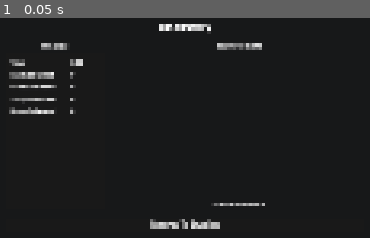
Above: before the commit, frame 1.
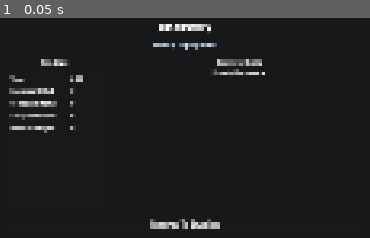
Above: after the commit, the same moment.

Repository: Syntinulls/Magnetide
Game: Godot game, scene res://_project/app/screens/salvage_results_popup.tscn
Same seed, same stepped clock (60 frames per second), same inputs: the game is played once before the commit and once after it. This scene is started directly instead of the project's main scene.
Inputs:
- Up to frame 1 (0.05 s): no input

The runs differ from the first frame. In frame 1, 4.6% of the frame differs, in the area x 2-72%, y 11-86%.

Commit message:
feat: Add death summary screen and enhance salvage results display

Diff:
--- a/_project/app/app_root.gd
+++ b/_project/app/app_root.gd
@@ -3,6 +3,7 @@
 
 const RunControllerScript := preload("res://_project/run/run_controller.gd")
 const AppSaveDataScript := preload("res://_project/app/app_save_data.gd")
+const RunSummaryPopupScene := preload("res://_project/app/screens/salvage_results_popup.tscn")
 
 @export var default_level: LevelDefinition
 @export var default_run_loadout: RunLoadout
@@ -118,6 +119,20 @@
 		screen.main_menu_requested.connect(_on_salvage_screen_main_menu_requested)
 
 
+func _show_death_summary_screen(result: RunResult) -> void:
+	_clear_screen()
+
+	var popup := RunSummaryPopupScene.instantiate() as SalvageResultsPopup
+	if popup == null:
+		_show_station_screen()
+		return
+
+	_active_screen = popup
+	_screen_root.add_child(_active_screen)
+	popup.setup(result, [], _build_run_stats(result, 0))
+	popup.station_requested.connect(_on_death_summary_station_requested)
+
+
 func _show_screen(scene: PackedScene) -> Control:
 	if scene == null:
 		return null
@@ -196,10 +211,22 @@
 
 
 func _on_run_finished(result: RunResult) -> void:
+	if result == null:
+		_show_station_screen()
+		return
+
+	if result.end_reason != RunResult.EndReason.VOLUNTARY_DEPARTURE:
+		_show_death_summary_screen(result)
+		return
+
 	if _save_data and result and result.scrap_metal_collected > 0:
 		_save_data.add_scrap_metal(result.scrap_metal_collected)
 	_clear_run()
 	_show_salvage_process_screen(result)
+
+
+func _on_death_summary_station_requested() -> void:
+	_show_station_screen()
 
 
 func _collect_salvage_screen_storage() -> void:
@@ -216,6 +243,16 @@
 	return default_run_loadout
 
 
+func _build_run_stats(result: RunResult, items_salvaged: int = 0) -> Dictionary:
+	return {
+		"time_elapsed": result.elapsed_seconds if result != null else 0.0,
+		"enemies_killed": result.enemies_killed if result != null else 0,
+		"collected_items": result.salvage_items_collected if result != null else 0,
+		"scrap_collected": result.scrap_metal_collected if result != null else 0,
+		"items_salvaged": items_salvaged,
+	}
+
+
 func get_save_data() -> Resource:
 	return _save_data
 
--- a/_project/app/screens/salvage_results_popup.gd
+++ b/_project/app/screens/salvage_results_popup.gd
@@ -8,6 +8,8 @@
 const ENTRY_NAME_WIDTH := 300.0
 const ENTRY_COUNT_WIDTH := 84.0
 const HOVER_TOOLTIP_OFFSET: Vector2 = Vector2(18.0, -28.0)
+const LOST_STAT_COLOR: Color = Color(0.52, 0.52, 0.58, 1.0)
+const LOST_STRIKE_HEIGHT: float = 3.0
 const SALVAGED_ICON_TEXTURE: Texture2D = preload("res://_project/ui/sprites/summary_icon_salvaged.png")
 const COLLECTED_ICON_TEXTURE: Texture2D = preload("res://_project/ui/sprites/summary_icon_collected.png")
 
@@ -16,12 +18,18 @@
 var _run_stats: Dictionary = {}
 var _hover_tooltip: Label = null
 
+@onready var _title_label: Label = $CenterContainer/PanelContainer/MarginContainer/VBoxContainer/TitleLabel
+@onready var _end_reason_label: Label = $CenterContainer/PanelContainer/MarginContainer/VBoxContainer/EndReasonLabel
 @onready var _time_value: Label = $CenterContainer/PanelContainer/MarginContainer/VBoxContainer/BodyColumns/StatsColumn/StatsPanel/MarginContainer/StatsVBox/TimeRow/Value
 @onready var _kills_value: Label = $CenterContainer/PanelContainer/MarginContainer/VBoxContainer/BodyColumns/StatsColumn/StatsPanel/MarginContainer/StatsVBox/KillsRow/Value
+@onready var _collected_label: Label = $CenterContainer/PanelContainer/MarginContainer/VBoxContainer/BodyColumns/StatsColumn/StatsPanel/MarginContainer/StatsVBox/CollectedRow/Label
 @onready var _collected_value: Label = $CenterContainer/PanelContainer/MarginContainer/VBoxContainer/BodyColumns/StatsColumn/StatsPanel/MarginContainer/StatsVBox/CollectedRow/Value
+@onready var _scrap_collected_label: Label = $CenterContainer/PanelContainer/MarginContainer/VBoxContainer/BodyColumns/StatsColumn/StatsPanel/MarginContainer/StatsVBox/ScrapCollectedRow/Label
 @onready var _scrap_collected_value: Label = $CenterContainer/PanelContainer/MarginContainer/VBoxContainer/BodyColumns/StatsColumn/StatsPanel/MarginContainer/StatsVBox/ScrapCollectedRow/Value
+@onready var _salvaged_label: Label = $CenterContainer/PanelContainer/MarginContainer/VBoxContainer/BodyColumns/StatsColumn/StatsPanel/MarginContainer/StatsVBox/SalvagedRow/Label
 @onready var _salvaged_value: Label = $CenterContainer/PanelContainer/MarginContainer/VBoxContainer/BodyColumns/StatsColumn/StatsPanel/MarginContainer/StatsVBox/SalvagedRow/Value
 @onready var _empty_label: Label = $CenterContainer/PanelContainer/MarginContainer/VBoxContainer/BodyColumns/ItemsColumn/EmptyLabel
+@onready var _scroll_container: ScrollContainer = $CenterContainer/PanelContainer/MarginContainer/VBoxContainer/BodyColumns/ItemsColumn/ScrollContainer
 @onready var _list_container: VBoxContainer = $CenterContainer/PanelContainer/MarginContainer/VBoxContainer/BodyColumns/ItemsColumn/ScrollContainer/ListContainer
 @onready var _menu_button: Button = $CenterContainer/PanelContainer/MarginContainer/VBoxContainer/MenuButton
 
@@ -48,19 +56,41 @@
 	if _time_value == null:
 		return
 
+	_apply_header()
 	_apply_stats()
 	_rebuild_list()
 
 
+func _apply_header() -> void:
+	if _title_label:
+		_title_label.text = "Run Failed" if _is_loss_run() else "Run Summary"
+	if _end_reason_label:
+		_end_reason_label.text = _get_end_summary_text()
+		_end_reason_label.add_theme_color_override(
+			"font_color",
+			Color(0.95, 0.45, 0.45, 1.0) if _is_loss_run() else Color(0.78, 0.86, 0.94, 1.0)
+		)
+	if _empty_label:
+		_empty_label.text = "No salvage recovered" if _is_loss_run() else "No materials recovered"
+
+
 func _apply_stats() -> void:
 	if _time_value == null:
 		return
 
+	var collected_items := int(_run_stats.get("collected_items", 0))
+	var scrap_collected := int(_run_stats.get("scrap_collected", 0))
+	var items_salvaged := int(_run_stats.get("items_salvaged", 0))
+	var is_loss := _is_loss_run()
+
 	_time_value.text = _format_elapsed_time(float(_run_stats.get("time_elapsed", 0.0)))
 	_kills_value.text = str(int(_run_stats.get("enemies_killed", 0)))
-	_collected_value.text = str(int(_run_stats.get("collected_items", 0)))
-	_scrap_collected_value.text = str(int(_run_stats.get("scrap_collected", 0)))
-	_salvaged_value.text = str(int(_run_stats.get("items_salvaged", 0)))
+	_collected_value.text = str(collected_items)
+	_scrap_collected_value.text = str(scrap_collected)
+	_salvaged_value.text = str(items_salvaged)
+	_set_lost_stat_row_style(_collected_label, _collected_value, is_loss and collected_items > 0)
+	_set_lost_stat_row_style(_scrap_collected_label, _scrap_collected_value, is_loss and scrap_collected > 0)
+	_set_lost_stat_row_style(_salvaged_label, _salvaged_value, is_loss and items_salvaged > 0)
 
 
 func _rebuild_list() -> void:
@@ -75,7 +105,10 @@
 	for entry in _result_entries:
 		total_items += int(entry.get("count", 0))
 
-	_empty_label.visible = _result_entries.is_empty()
+	var is_empty := _result_entries.is_empty()
+	_empty_label.visible = is_empty
+	if _scroll_container:
+		_scroll_container.visible = not is_empty
 
 	for entry in _result_entries:
 		_list_container.add_child(_build_entry_row(entry))
@@ -135,6 +168,85 @@
 	return "%d:%02d" % [minutes, remainder]
 
 
+func _is_loss_run() -> bool:
+	return _run_result != null and _run_result.end_reason != RunResult.EndReason.VOLUNTARY_DEPARTURE
+
+
+func _get_end_summary_text() -> String:
+	if _run_result == null:
+		return "Ended by ship departure."
+
+	match _run_result.end_reason:
+		RunResult.EndReason.PLAYER_DESTROYED:
+			return "Ended because the player died. Scrap and salvage were lost."
+		RunResult.EndReason.SHIP_DESTROYED:
+			return "Ended because the ship was destroyed. Scrap and salvage were lost."
+		_:
+			return "Ended by ship departure. Recovered cargo secured."
+
+
+func _set_lost_stat_row_style(label: Label, value: Label, is_lost: bool) -> void:
+	if label == null or value == null:
+		return
+
+	_remove_loss_strike(label)
+	_remove_loss_strike(value)
+
+	var row := label.get_parent() as Control
+	if row == null:
+		return
+
+	var strike := row.get_node_or_null("LossStrike") as Line2D
+
+	if not is_lost:
+		label.remove_theme_color_override("font_color")
+		value.remove_theme_color_override("font_color")
+		if strike != null:
+			strike.queue_free()
+		return
+
+	label.add_theme_color_override("font_color", LOST_STAT_COLOR)
+	value.add_theme_color_override("font_color", LOST_STAT_COLOR)
+	if strike == null:
+		strike = Line2D.new()
+		strike.name = "LossStrike"
+		strike.default_color = LOST_STAT_COLOR
+		strike.width = LOST_STRIKE_HEIGHT
+		strike.antialiased = true
+		strike.z_index = 10
+		row.add_child(strike)
+	call_deferred("_refresh_loss_row_strike", label, value, row, strike)
+
+
+func _remove_loss_strike(node: Node) -> void:
+	var strike := node.get_node_or_null("LossStrike")
+	if strike != null:
+		strike.queue_free()
+
+
+func _refresh_loss_row_strike(label: Label, value: Label, row: Control, strike: Line2D) -> void:
+	if label == null or value == null or row == null or strike == null:
+		return
+	if not is_instance_valid(label) or not is_instance_valid(value) \
+		or not is_instance_valid(row) or not is_instance_valid(strike):
+		return
+
+	var value_width := maxf(value.size.x, value.get_combined_minimum_size().x)
+	var strike_left := label.position.x - 4.0
+	var strike_right := value.position.x + value_width + 4.0
+	var row_height := maxf(
+		row.size.y,
+		maxf(label.get_combined_minimum_size().y, value.get_combined_minimum_size().y)
+	)
+	var strike_y := row_height * 0.55
+	strike.default_color = LOST_STAT_COLOR
+	strike.width = LOST_STRIKE_HEIGHT
+	strike.points = PackedVector2Array([
+		Vector2(strike_left, strike_y),
+		Vector2(strike_right, strike_y),
+	])
+
+
 func _create_placeholder_texture(item_data: SalvageItemData) -> Texture2D:
 	var image := Image.create(int(ENTRY_ICON_SIZE.x), int(ENTRY_ICON_SIZE.y), false, Image.FORMAT_RGBA8)
 	var fill_color := Color.WHITE
--- a/_project/app/screens/salvage_results_popup.tscn
+++ b/_project/app/screens/salvage_results_popup.tscn
@@ -49,6 +49,12 @@
 layout_mode = 2
 theme_override_font_sizes/font_size = 30
 text = "Run Summary"
+horizontal_alignment = 1
+
+[node name="EndReasonLabel" type="Label" parent="CenterContainer/PanelContainer/MarginContainer/VBoxContainer"]
+layout_mode = 2
+theme_override_font_sizes/font_size = 20
+text = "Ended by ship departure."
 horizontal_alignment = 1
 
 [node name="BodyColumns" type="HBoxContainer" parent="CenterContainer/PanelContainer/MarginContainer/VBoxContainer" unique_id=1985736872]
@@ -160,6 +166,13 @@
 theme_override_font_sizes/font_size = 22
 text = "Recovered Items"
 
+[node name="EmptyLabel" type="Label" parent="CenterContainer/PanelContainer/MarginContainer/VBoxContainer/BodyColumns/ItemsColumn" unique_id=1599433966]
+layout_mode = 2
+theme_override_font_sizes/font_size = 18
+text = "No materials recovered"
+horizontal_alignment = 1
+vertical_alignment = 1
+
 [node name="ScrollContainer" type="ScrollContainer" parent="CenterContainer/PanelContainer/MarginContainer/VBoxContainer/BodyColumns/ItemsColumn" unique_id=762304841]
 custom_minimum_size = Vector2(0, 360)
 layout_mode = 2
@@ -172,13 +185,6 @@
 size_flags_horizontal = 3
 theme_override_constants/separation = 10
 
-[node name="EmptyLabel" type="Label" parent="CenterContainer/PanelContainer/MarginContainer/VBoxContainer/BodyColumns/ItemsColumn" unique_id=1599433966]
-layout_mode = 2
-theme_override_font_sizes/font_size = 18
-text = "No materials recovered"
-horizontal_alignment = 1
-vertical_alignment = 1
-
 [node name="MenuButton" type="Button" parent="CenterContainer/PanelContainer/MarginContainer/VBoxContainer" unique_id=288758738]
 custom_minimum_size = Vector2(0, 46)
 layout_mode = 2
--- a/_project/run/run_controller.gd
+++ b/_project/run/run_controller.gd
@@ -157,12 +157,14 @@
 
 	if _ship:
 		result.salvage_items_collected = _ship.get_stored_item_count()
-		result.stored_loot = _ship.get_stored_loot_payload()
-
-	if DEBUG_EXTRA_SALVAGE_ITEM_1 != null and \
-		DEBUG_EXTRA_SALVAGE_ITEM_2 != null and \
-		DEBUG_EXTRA_SALVAGE_ITEM_3 != null and \
-		DEBUG_EXTRA_SALVAGE_ITEM_4 != null:
+		if _end_reason == RunResult.EndReason.VOLUNTARY_DEPARTURE:
+			result.stored_loot = _ship.get_stored_loot_payload()
+
+	if _end_reason == RunResult.EndReason.VOLUNTARY_DEPARTURE \
+		and DEBUG_EXTRA_SALVAGE_ITEM_1 != null \
+		and DEBUG_EXTRA_SALVAGE_ITEM_2 != null \
+		and DEBUG_EXTRA_SALVAGE_ITEM_3 != null \
+		and DEBUG_EXTRA_SALVAGE_ITEM_4 != null:
 		result.stored_loot.append(DEBUG_EXTRA_SALVAGE_ITEM_1)
 		result.stored_loot.append(DEBUG_EXTRA_SALVAGE_ITEM_2)
 		result.stored_loot.append(DEBUG_EXTRA_SALVAGE_ITEM_3)
